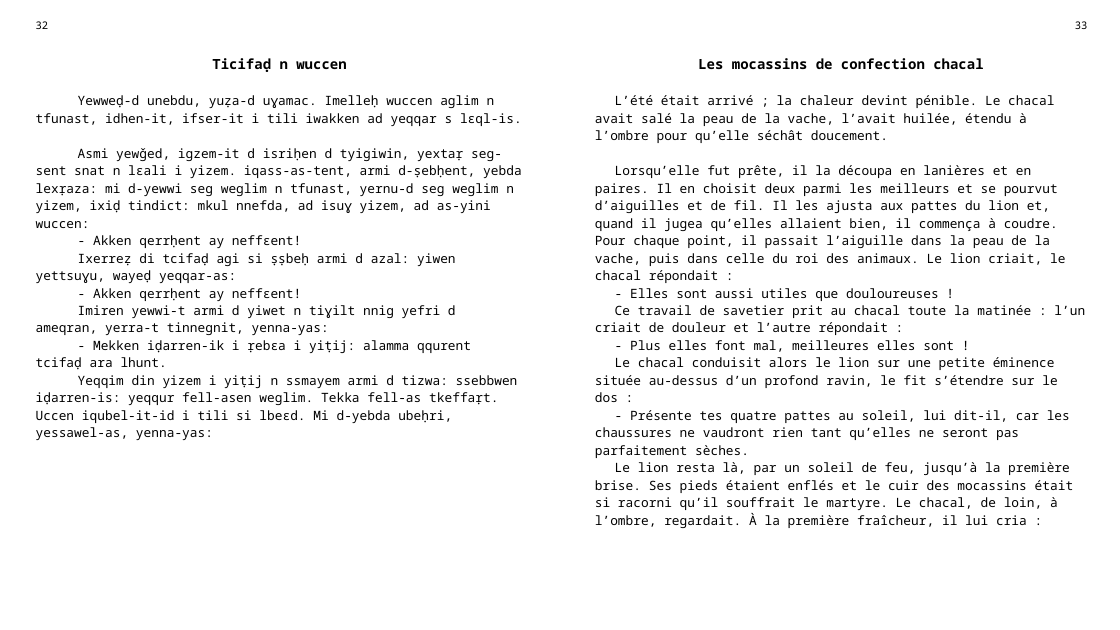
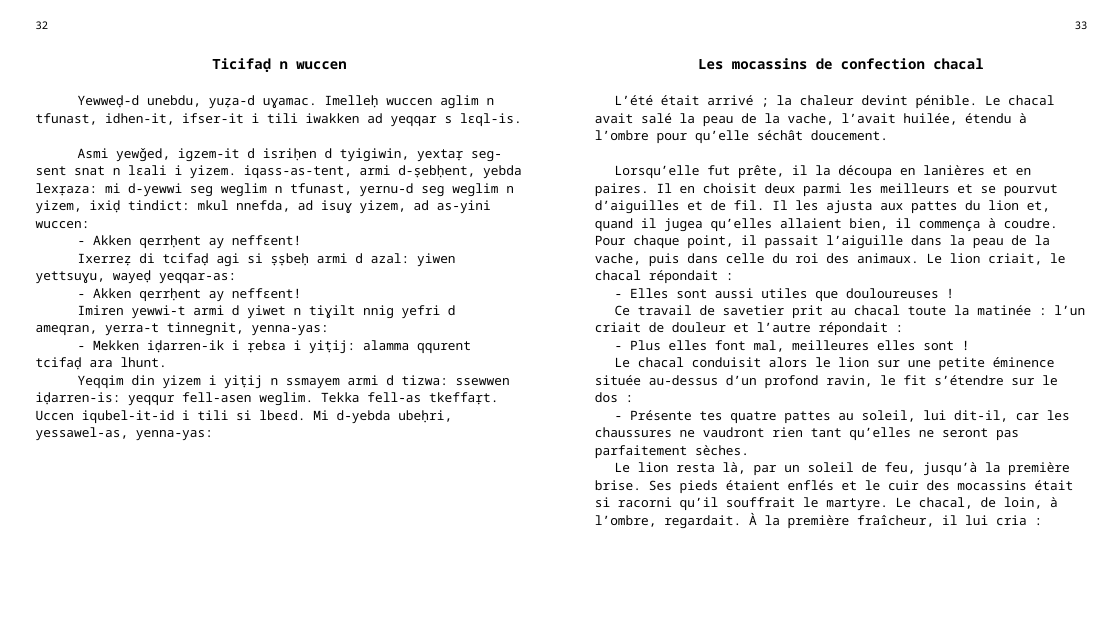
Before and after one commit to sferhah/tamacahut_n_wuccen, a slide deck: slide 11 of Uccen.ConsoleApp/uccen.pptx. Drawn at 1120x630 pixels with LibreOffice and Linux fonts; fonts in the diff are those of the drawing. Boxes give left, top, right and bottom in pixels: in the first picture for what was removed or moved away, otherwise in the second. Text is boxed around its words. In the diff, an @@ line names an element or a change of style, - is before the commit and + after.

```diff
--- a/Uccen.ConsoleApp/uccen.pptx
+++ b/Uccen.ConsoleApp/uccen.pptx
@@ table at <box>27,13,1096,607</box> @@
-row 3, column 1: Yewweḍ-d unebdu, yuẓa-d uɣamac. Imelleḥ wuccen aglim n tfunast, idhen-it, ifser-it i tili iwakken ad yeqqar s lɛql-is. / Asmi yewǧed, igzem-it d isriḥen d tyigiwin, yextaṛ seg-sent snat n lɛali i yizem. iqass-as-tent, armi d-ṣebḥent, yebda lexṛaza: mi d-yewwi seg weglim n tfunast, yernu-d seg weglim n yizem, ixiḍ tindict: mkul nnefda, ad isuɣ yizem, ad as-yini wuccen: / - Akken qerrḥent ay neffɛent! / Ixerreẓ di tcifaḍ agi si ṣṣbeḥ armi d azal: yiwen yettsuɣu, wayeḍ yeqqar-as: / - Akken qerrḥent ay neffɛent! / Imiren yewwi-t armi d yiwet n tiɣilt nnig yefri d ameqran, yerra-t tinnegnit, yenna-yas: / - Mekken iḍarren-ik i ṛebɛa i yiṭij: alamma qqurent tcifaḍ ara lhunt. / Yeqqim din yizem i yiṭij n ssmayem armi d tizwa: ssebbwen iḍarren-is: yeqqur fell-asen weglim. Tekka fell-as tkeffaṛt. Uccen iqubel-it-id i tili si lbeɛd. Mi d-yebda ubeḥri, yessawel-as, yenna-yas:
+row 3, column 1: Yewweḍ-d unebdu, yuẓa-d uɣamac. Imelleḥ wuccen aglim n tfunast, idhen-it, ifser-it i tili iwakken ad yeqqar s lɛql-is. / Asmi yewǧed, igzem-it d isriḥen d tyigiwin, yextaṛ seg-sent snat n lɛali i yizem. iqass-as-tent, armi d-ṣebḥent, yebda lexṛaza: mi d-yewwi seg weglim n tfunast, yernu-d seg weglim n yizem, ixiḍ tindict: mkul nnefda, ad isuɣ yizem, ad as-yini wuccen: / - Akken qerrḥent ay neffɛent! / Ixerreẓ di tcifaḍ agi si ṣṣbeḥ armi d azal: yiwen yettsuɣu, wayeḍ yeqqar-as: / - Akken qerrḥent ay neffɛent! / Imiren yewwi-t armi d yiwet n tiɣilt nnig yefri d ameqran, yerra-t tinnegnit, yenna-yas: / - Mekken iḍarren-ik i ṛebɛa i yiṭij: alamma qqurent tcifaḍ ara lhunt. / Yeqqim din yizem i yiṭij n ssmayem armi d tizwa: ssewwen iḍarren-is: yeqqur fell-asen weglim. Tekka fell-as tkeffaṛt. Uccen iqubel-it-id i tili si lbeɛd. Mi d-yebda ubeḥri, yessawel-as, yenna-yas:
```
Also in this commit, not shown: 22 other slides changed, 1 other file.
